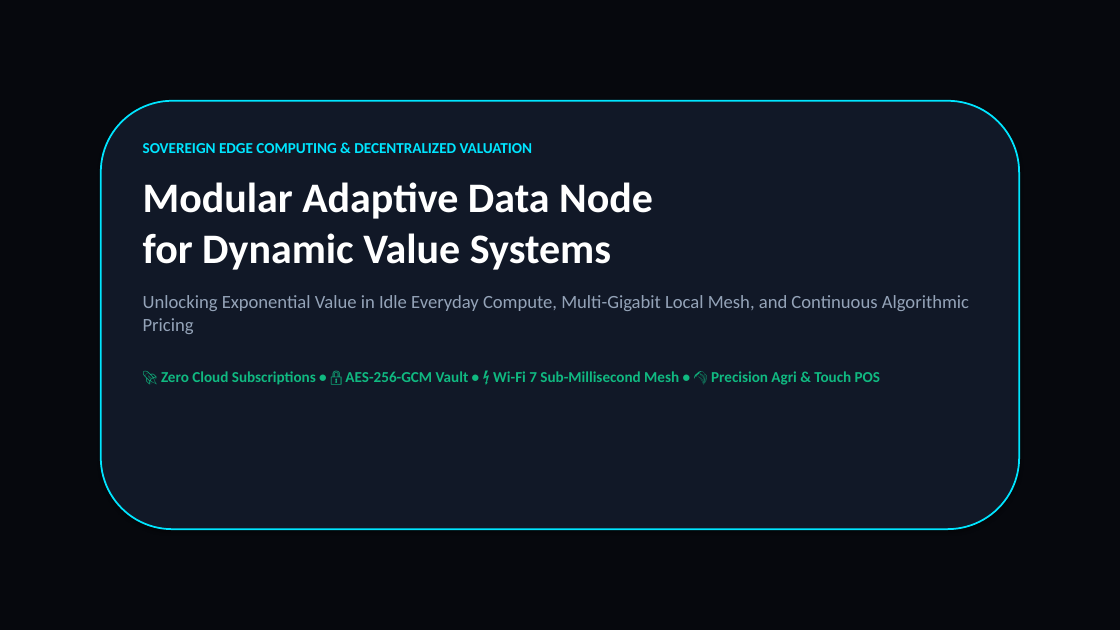
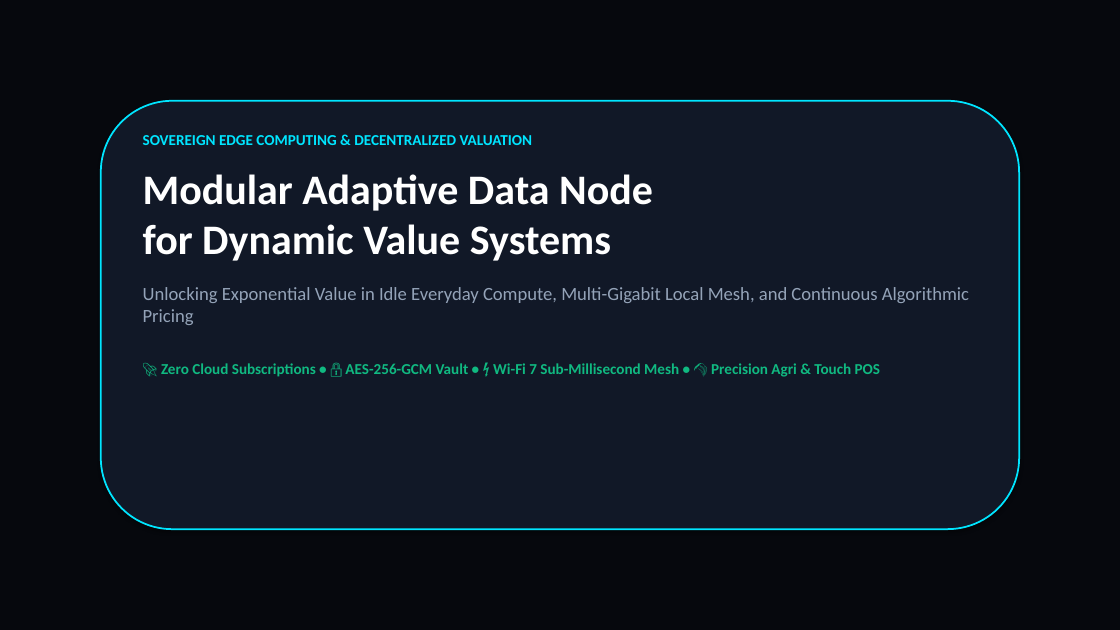
Before and after one commit to pmd742omni/2026-02-15-Sun-2055-Modular-Adaptive-Data-Node--MAD---Node--for-Dynamic-Value-Systems, a slide deck: slide 1 of 01_Documentation_and_Thesis/MADN_Dynamic_Value_Systems_Presentation.pptx. Drawn at 1120x630 pixels with LibreOffice and Linux fonts; fonts in the diff are those of the drawing. Boxes give left, top, right and bottom in pixels: in the first picture for what was removed or moved away, otherwise in the second. Text is boxed around its words. In the diff, an @@ line names an element or a change of style, - is before the commit and + after.

Commit message:
2026-08-26 Wed 1440: Add Problem Statement, Research Objectives, and System Block Diagram to MADN Presentation (Ukukhulisa 1.19.21)

```diff
--- a/01_Documentation_and_Thesis/MADN_Dynamic_Value_Systems_Presentation.pptx
+++ b/01_Documentation_and_Thesis/MADN_Dynamic_Value_Systems_Presentation.pptx
@@ text "SOVEREIGN EDGE COMPUTING & DECENTRALIZED ...": place and size @@
-text "SOVEREIGN EDGE COMPUTING & DECENTRALIZED ..." at [143, 143, 969, 385]
+text "SOVEREIGN EDGE COMPUTING & DECENTRALIZED ..." at [143, 135, 969, 377]
```
Also in this commit, not shown: 7 other slides changed, 3 slides added, 1 slide removed, 1 other file.
